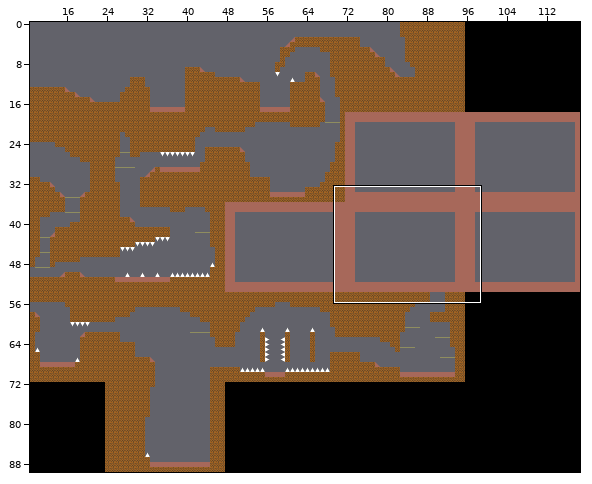
Level history. Tiled map: misc/tiled/maps/03.1.forest.tmx. The first picture is a wide view before the edit; the outline marks the close-up.
Close-up. Before:
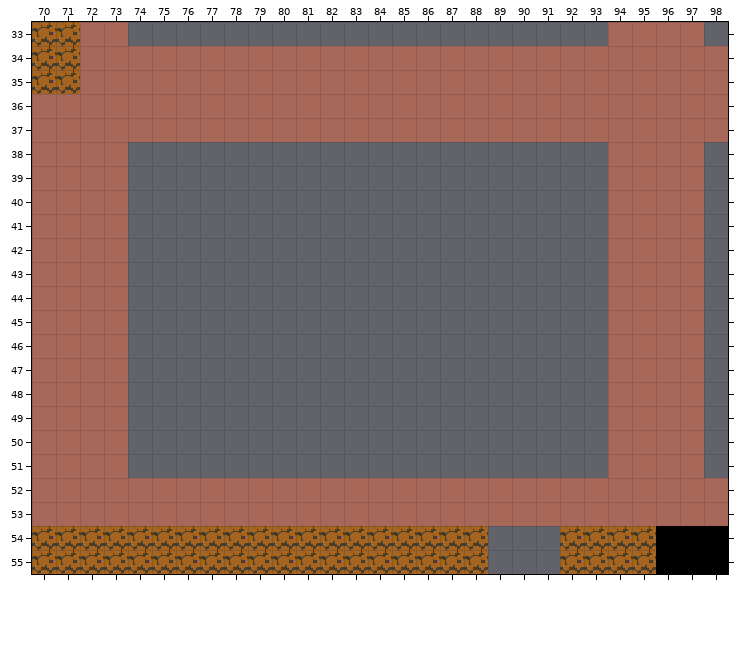
Cells are 16x16 px. Shown: x 70..98, y 33..55.
After:
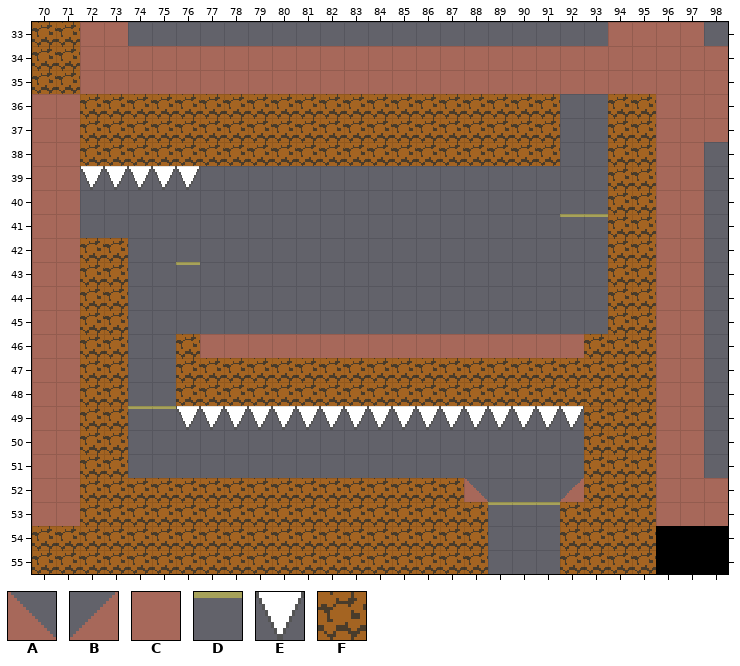
Key: from "Dev": A 8 "c45_ld", B 10 "c45_rd", C 12 "fill", D 13 "platform", E 16 "spike_d", F 19 "dirt".
_ is an empty cell.
The exact change:
{"where": "layer \"block\""}
{"y":36,"x":72,"old":"CCCCCCCCCCCCCCCCCCCCCCCC","new":"FFFFFFFFFFFFFFFFFFFF__FF"}
{"y":37,"x":72,"old":"CCCCCCCCCCCCCCCCCCCCCCCC","new":"FFFFFFFFFFFFFFFFFFFF__FF"}
{"y":38,"x":72,"old":"CC__________________","new":"FFFFFFFFFFFFFFFFFFFF"}
{"y":38,"x":94,"old":"CC","new":"FF"}
{"y":39,"x":72,"old":"CC___","new":"EEEEE"}
{"y":39,"x":94,"old":"CC","new":"FF"}
{"y":40,"x":72,"old":"CC","new":"__"}
{"y":40,"x":94,"old":"CC","new":"FF"}
{"y":41,"x":72,"old":"CC","new":"__"}
{"y":41,"x":92,"old":"__CC","new":"DDFF"}
{"y":42,"x":72,"old":"CC","new":"FF"}
{"y":42,"x":94,"old":"CC","new":"FF"}
{"y":43,"x":72,"old":"CC","new":"FF"}
{"y":43,"x":76,"old":"_","new":"D"}
{"y":43,"x":94,"old":"CC","new":"FF"}
{"y":44,"x":72,"old":"CC","new":"FF"}
{"y":44,"x":94,"old":"CC","new":"FF"}
{"y":45,"x":72,"old":"CC","new":"FF"}
{"y":45,"x":94,"old":"CC","new":"FF"}
{"y":46,"x":72,"old":"CC","new":"FF"}
{"y":46,"x":76,"old":"__________________CC","new":"FCCCCCCCCCCCCCCCCFFF"}
{"y":47,"x":72,"old":"CC","new":"FF"}
{"y":47,"x":76,"old":"__________________CC","new":"FFFFFFFFFFFFFFFFFFFF"}
{"y":48,"x":72,"old":"CC","new":"FF"}
{"y":48,"x":76,"old":"__________________CC","new":"FFFFFFFFFFFFFFFFFFFF"}
{"y":49,"x":72,"old":"CC____________________CC","new":"FFDDEEEEEEEEEEEEEEEEEFFF"}
{"y":50,"x":72,"old":"CC","new":"FF"}
{"y":50,"x":93,"old":"_CC","new":"FFF"}
{"y":51,"x":72,"old":"CC","new":"FF"}
{"y":51,"x":93,"old":"_CC","new":"FFF"}
{"y":52,"x":72,"old":"CCCCCCCCCCCCCCCCCCCCCCCC","new":"FFFFFFFFFFFFFFFFA___BFFF"}
{"y":53,"x":72,"old":"CCCCCCCCCCCCCCCCCCCCCCCC","new":"FFFFFFFFFFFFFFFFFDDDFFFF"}
